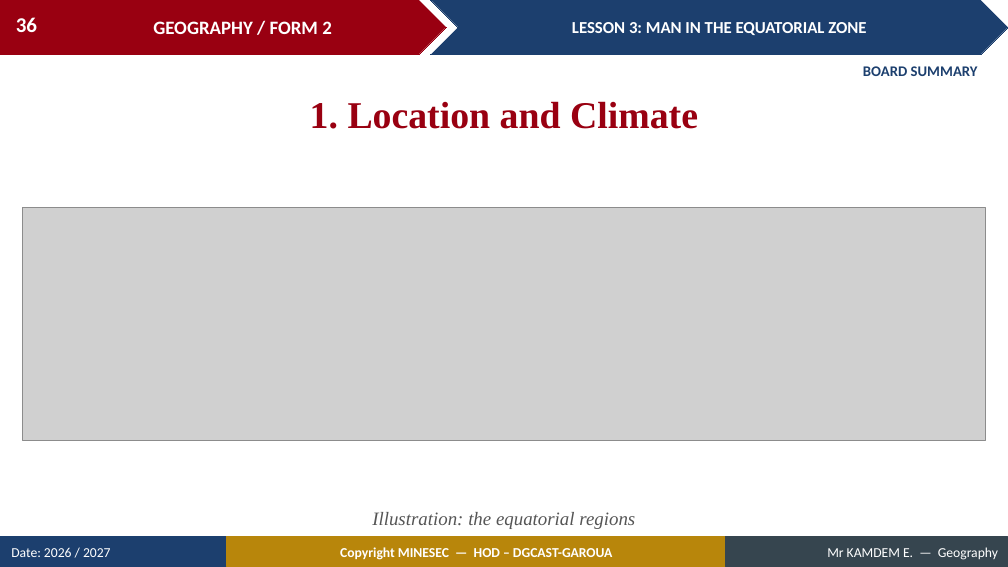
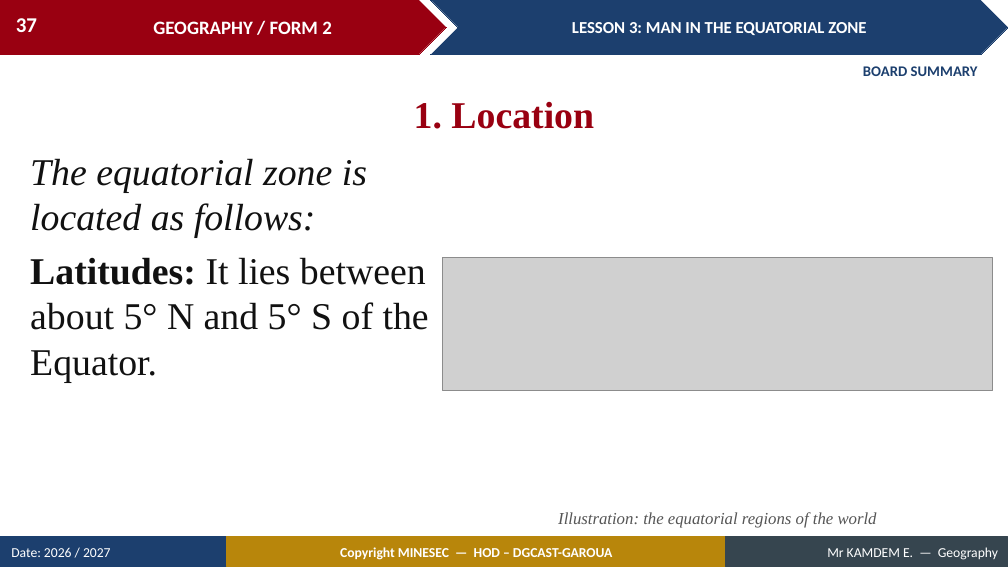
Before and after one commit to Berthautk/linea-github, a slide deck: slide 37 of lecons/F2/05_F2_M1_L03_Man_in_the_Equatorial_Zone.pptx (slide 36 before the commit). Drawn at 1008x567 pixels with LibreOffice and Linux fonts; fonts in the diff are those of the drawing; grey boxes stand for pictures. Boxes give left, top, right and bottom in pixels: in the first picture for what was removed or moved away, otherwise in the second. Text is boxed around its words. In the diff, an @@ line names an element or a change of style, - is before the commit and + after.

```diff
--- a/lecons/F2/05_F2_M1_L03_Man_in_the_Equatorial_Zone.pptx
+++ b/lecons/F2/05_F2_M1_L03_Man_in_the_Equatorial_Zone.pptx
@@ page number at <box>16,18,37,32</box>: text changed @@
-36
+37
@@ text at <box>414,102,594,129</box>: text changed @@
-1. Location and Climate
+1. Location
@@ text added at <box>30,158,429,382</box>, 36 pt, text #111111 @@
+The equatorial zone is located as follows:
+Latitudes: It lies between about 5° N and 5° S of the Equator.
@@ picture: place and size @@
-picture at <box>23,207,985,440</box>
+picture at <box>442,257,993,390</box>
@@ text at <box>558,512,877,528</box>: text changed; size 18 to 16 pt @@
-Illustration: the equatorial regions
+Illustration: the equatorial regions of the world
```
Also in this commit, not shown: 20 other slides changed, 19 slides added, 5 slides removed, 21 other files.
